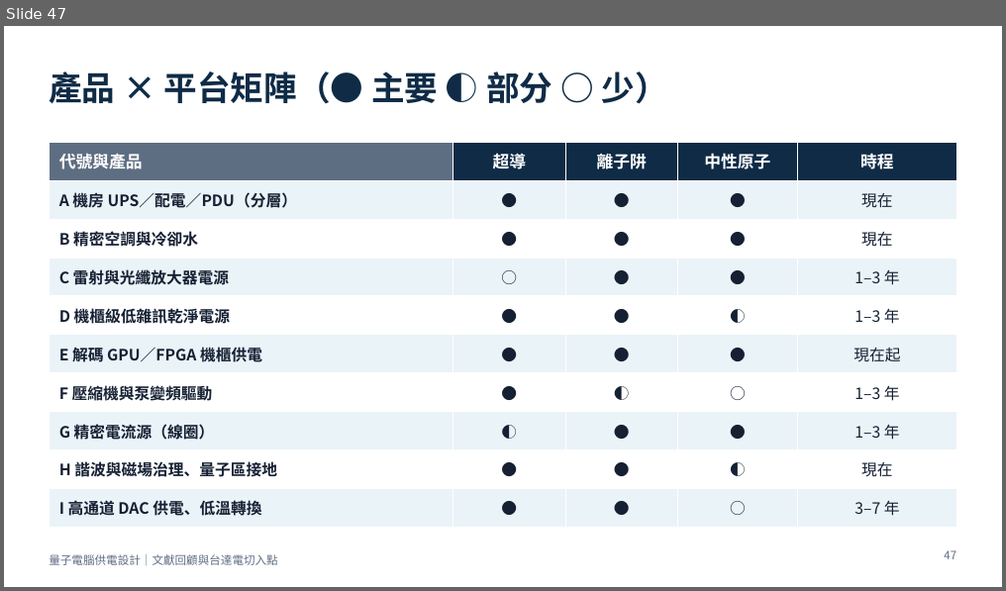
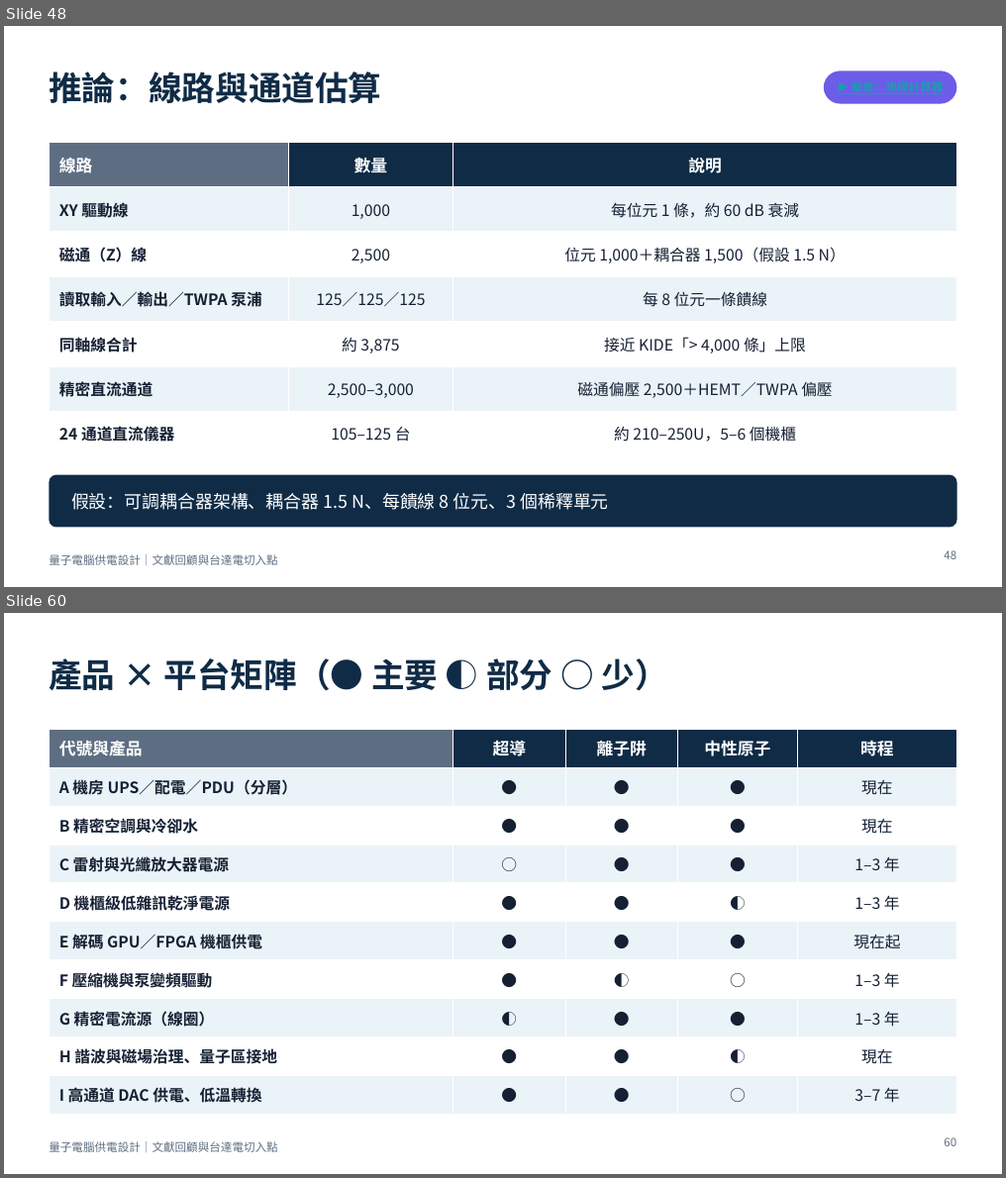
Before and after one commit to pcpcchen-coder/QuantumComputing, a slide deck: slides/output/qc-power-supply-delta.pptx. Shown one above the other, each under a label of ours: slide 47 before the commit, slides 48 and 60 after it; the slides between them are not shown. The pictures are 1006x591 and 1006x1178 pixels, drawn with LibreOffice and Linux fonts; fonts in the diff are those of the drawing. Boxes give left, top, right and bottom in pixels: in the first picture for what was removed or moved away, otherwise in the second. Text is boxed around its words. In the diff, an @@ line names an element or a change of style, - is before the commit and + after.

```diff
--- a/slides/output/qc-power-supply-delta.pptx
+++ b/slides/output/qc-power-supply-delta.pptx
@@ slide 48 added at [4, 26, 1002, 587], background #FFFFFF; not listed: 1 template element that a slide beside it also shows @@
@@ title added at [49, 72, 381, 103], 32 pt, text #0F2B46, bold @@
+推論：線路與通道估算
@@ rounded rectangle added at [824, 71, 957, 104], fill #6C5CE7 @@
@@ table added at [49, 142, 957, 450], 7 rows, 3 columns @@
+線路 | 數量 | 說明
+XY 驅動線 | 1,000 | 每位元 1 條，約 60 dB 衰減
+磁通（Z）線 | 2,500 | 位元 1,000＋耦合器 1,500（假設 1.5 N）
+讀取輸入／輸出／TWPA 泵浦 | 125／125／125 | 每 8 位元一條饋線
+同軸線合計 | 約 3,875 | 接近 KIDE「> 4,000 條」上限
+精密直流通道 | 2,500–3,000 | 磁通偏壓 2,500＋HEMT／TWPA 偏壓
+24 通道直流儀器 | 105–125 台 | 約 210–250U，5–6 個機櫃
@@ rounded rectangle added at [49, 475, 957, 528], fill #0F2B46 @@
@@ text added at [71, 493, 608, 510], 17 pt, text #FFFFFF @@
+假設：可調耦合器架構、耦合器 1.5 N、每饋線 8 位元、3 個稀釋單元
@@ page number added at [944, 551, 956, 560], 11 pt, text #5E6E82 @@
+48
@@ what was slide 47 is now slide 60 @@
@@ page number at [944, 1138, 956, 1147]: text changed @@
-47
+60
```
Also in this commit, not shown: 4 slides changed, 12 other slides added, 10 other files.
